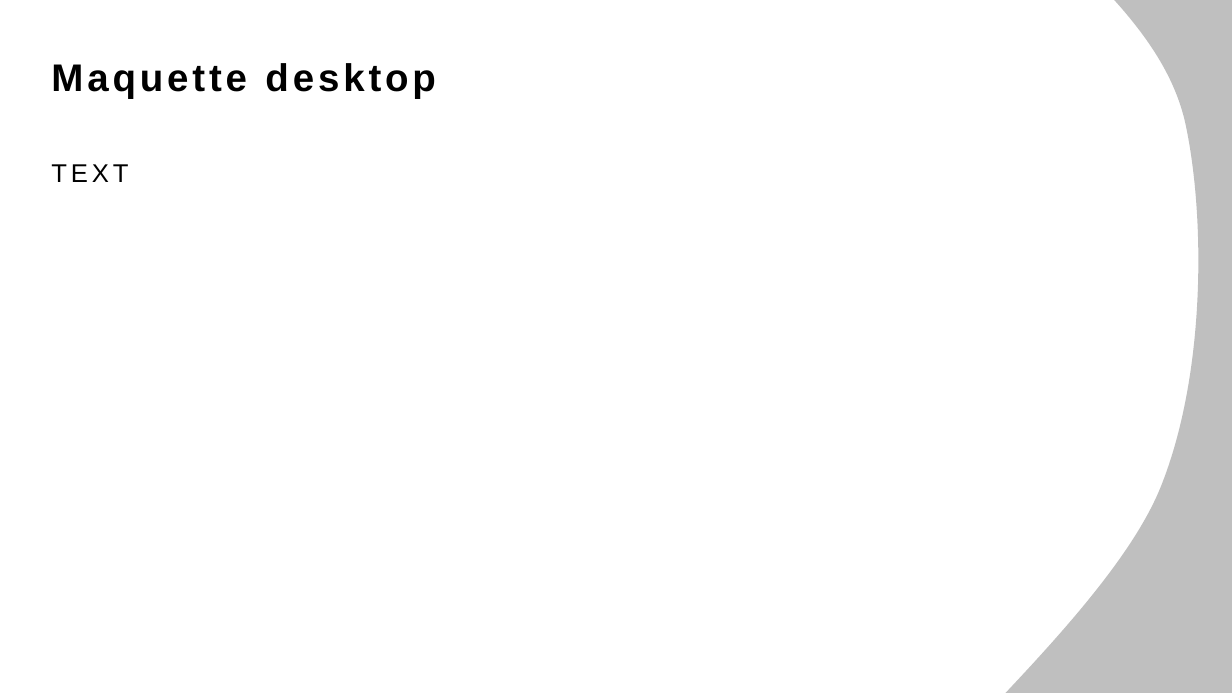
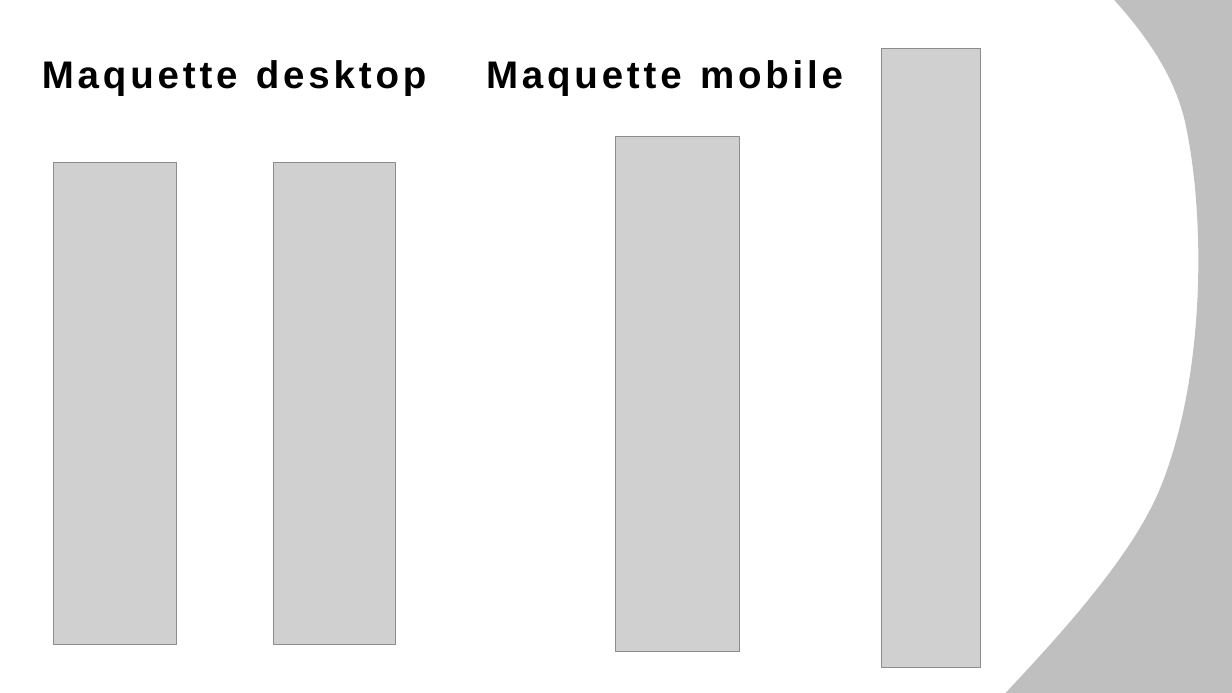
Before and after one commit to Adrien-Ray/visualtgr, a slide deck: slide 12 of design/AD/dossier-conception/dossier-conception.pptx (slide 13 before the commit). Drawn at 1232x693 pixels with LibreOffice and Linux fonts; fonts in the diff are those of the drawing; grey boxes stand for pictures. Boxes give left, top, right and bottom in pixels: in the first picture for what was removed or moved away, otherwise in the second. Text is boxed around its words. In the diff, an @@ line names an element or a change of style, - is before the commit and + after.

```diff
--- a/design/AD/dossier-conception/dossier-conception.pptx
+++ b/design/AD/dossier-conception/dossier-conception.pptx
@@ text "Maquette desktop": place and size @@
-text "Maquette desktop" at box(51, 63, 435, 98)
+text "Maquette desktop" at box(42, 60, 426, 96)
@@ picture added at box(882, 48, 981, 668) @@
@@ text added at box(486, 60, 843, 96), 30 pt, text #000000, bold @@
+Maquette mobile
@@ picture added at box(616, 137, 740, 652) @@
@@ text removed at box(51, 164, 128, 182) @@
-TEXT
@@ picture added at box(53, 163, 177, 645) @@
@@ picture added at box(274, 163, 396, 645) @@
```
Also in this commit, not shown: 8 other slides changed, 3 slides removed, 5 other files.
